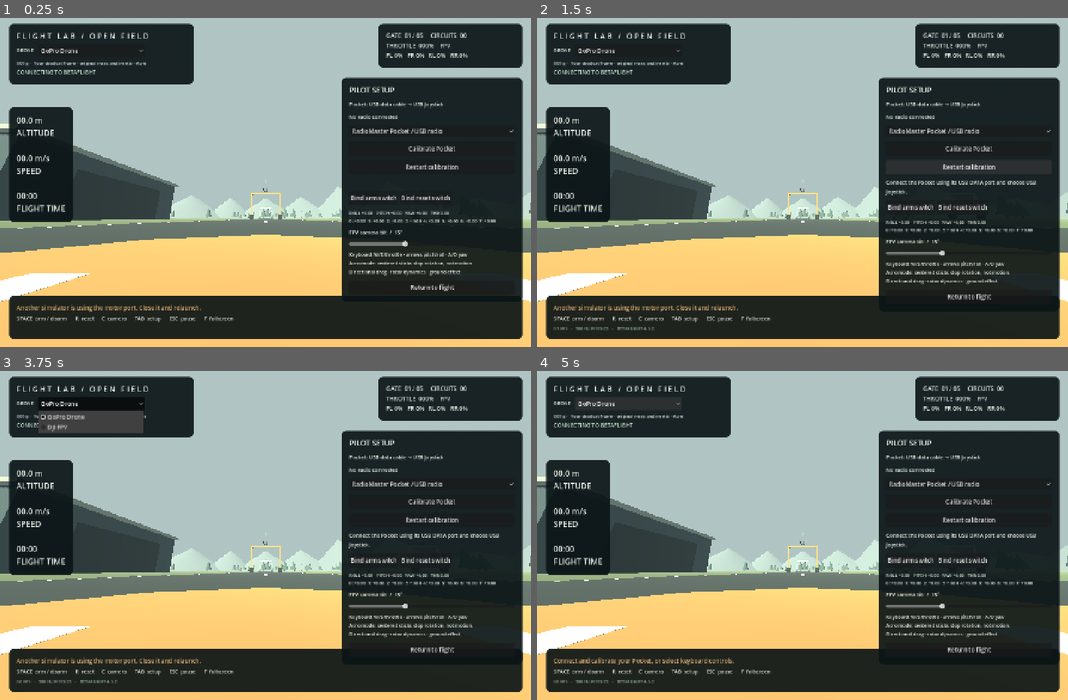
Above: before the commit, frames 1-4 (two rows, left to right).
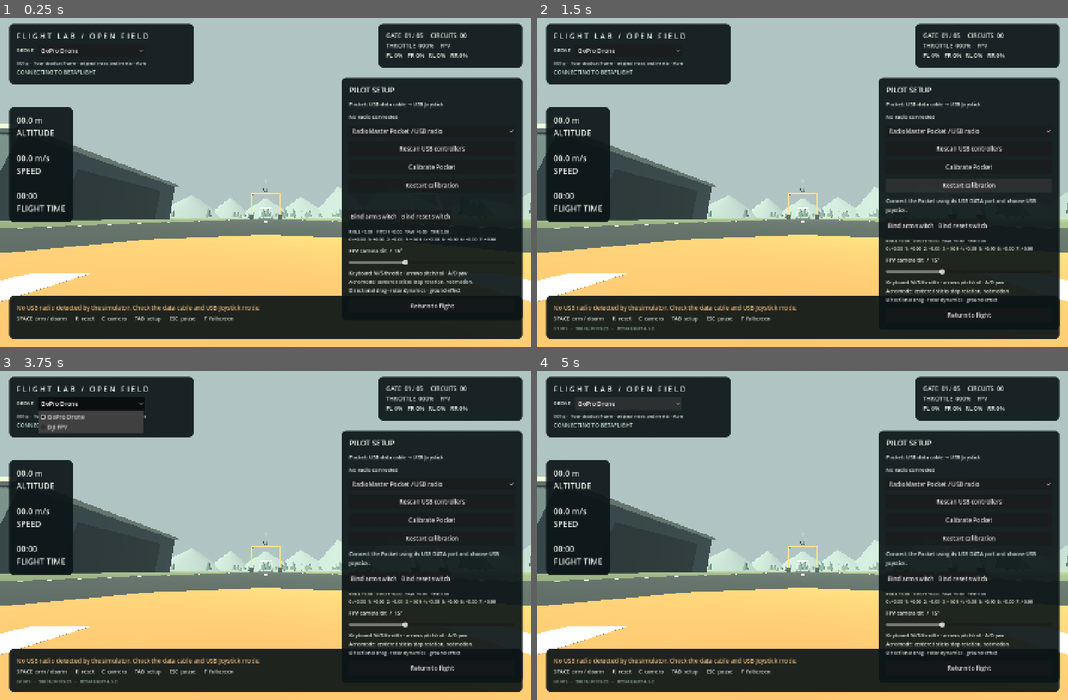
Above: after the commit, the same moments.

Repository: LiamMurphy53/Drone-sim
Game: Godot game, scene res://main.tscn
Two runs of this game, one before a commit and one after it. Both use one fixed random seed, a clock stepped at 60 frames per second and the inputs below.
Inputs (mouse positions are in pixels of both pictures, inside the frame that each line leads up to):
- Up to frame 1 (0.25 s): no input
- Up to frame 2 (1.5 s): click (967, 149) at 0.5 s, where only the run after the commit has a clickable "Rescan USB controllers"; click "Restart calibration" at 1.25 s
- Up to frame 3 (3.75 s): click "Restart calibration" at 2 s; click "Restart calibration" at 2.75 s; click "GoPro Drone" at 3.5 s
- Up to frame 4 (5 s): click "GoPro Drone" at 4.25 s

The runs differ from the first frame. In frame 1, 3.3% of the frame differs, in the area x 3-99%, y 38-92%; in frame 2, 3.8%; in frame 3, 3.8%, in the area x 3-99%, y 38-94%; in frame 4, 3.8%.

Commit message:
Fix Pocket USB detection on macOS with SDL controller support

Diff:
--- a/flight_sim/scripts/main.gd
+++ b/flight_sim/scripts/main.gd
@@ -58,6 +58,7 @@
 	if link.bind_error != OK:
 		message("Another simulator is using the motor port. Close it and relaunch.")
 	Input.joy_connection_changed.connect(_joy_changed)
+	call_deferred("rescan_controller")
 	rate_start = Time.get_ticks_msec()
 
 func build_drone() -> void:
@@ -168,6 +169,7 @@
 	telemetry.text = "GATE  %02d / 05     CIRCUITS  %02d\nTHROTTLE  %03d%%    %s\nFL %.0f%%   FR %.0f%%   RL %.0f%%   RR %.0f%%" % [next_gate+1,laps,controls.throttle*100,"CHASE" if chase else "FPV",link.motors[0]*100,link.motors[1]*100,link.motors[2]*100,link.motors[3]*100]
 	var now := Time.get_ticks_msec()
 	if now-rate_start > 1000:
+		if pilot.refresh_device(): arm_request = false
 		sim_rate_label.text = "%d FPS   ·   %.0f Hz PHYSICS   ·   BETAFLIGHT 4.5.2" % [Engine.get_frames_per_second(),rate_steps*1000.0/(now-rate_start)]
 		rate_steps = 0
 		rate_start = now
@@ -251,6 +253,17 @@
 	arm_request = false
 	pilot.refresh_device()
 	message("Controller changed. Verify calibration before arming.")
+
+func rescan_controller() -> void:
+	arm_request = false
+	pilot.refresh_device()
+	var names: Array[String] = []
+	for id in Input.get_connected_joypads(): names.append(Input.get_joy_name(id))
+	print("Controller scan: ",names)
+	if pilot.device < 0:
+		message("No USB radio detected by the simulator. Check the data cable and USB Joystick mode.")
+	else:
+		message(pilot.device_name + " connected. Calibrate before flying.")
 
 func message(text: String) -> void:
 	notice = text
@@ -373,6 +386,7 @@
 		pilot.calibration_message = ""
 	)
 	box.add_child(input_select)
+	box.add_child(button("Rescan USB controllers",rescan_controller))
 	capture_button = button("Calibrate Pocket",func():
 		arm_request = false
 		pilot.radio_mode = true
--- a/flight_sim/scripts/pilot.gd
+++ b/flight_sim/scripts/pilot.gd
@@ -24,7 +24,7 @@
 func _init() -> void:
 	refresh_device()
 
-func refresh_device() -> void:
+func refresh_device() -> bool:
 	var old := device
 	var old_name := device_name
 	var devices := Input.get_connected_joypads()
@@ -50,6 +50,8 @@
 				mapping = saved.get("mapping", {})
 				action_bindings = saved.get("actions", {})
 				calibrated = mapping.size() == 4
+		return true
+	return false
 
 func raw_axes() -> Array[float]:
 	var result: Array[float] = []
Not shown, changed: flight_sim/README.md
Not shown, changed: flight_sim/THIRD_PARTY.md
Not shown, changed: flight_sim/VALIDATION.md
Not shown, changed: flight_sim/tools/setup.sh
